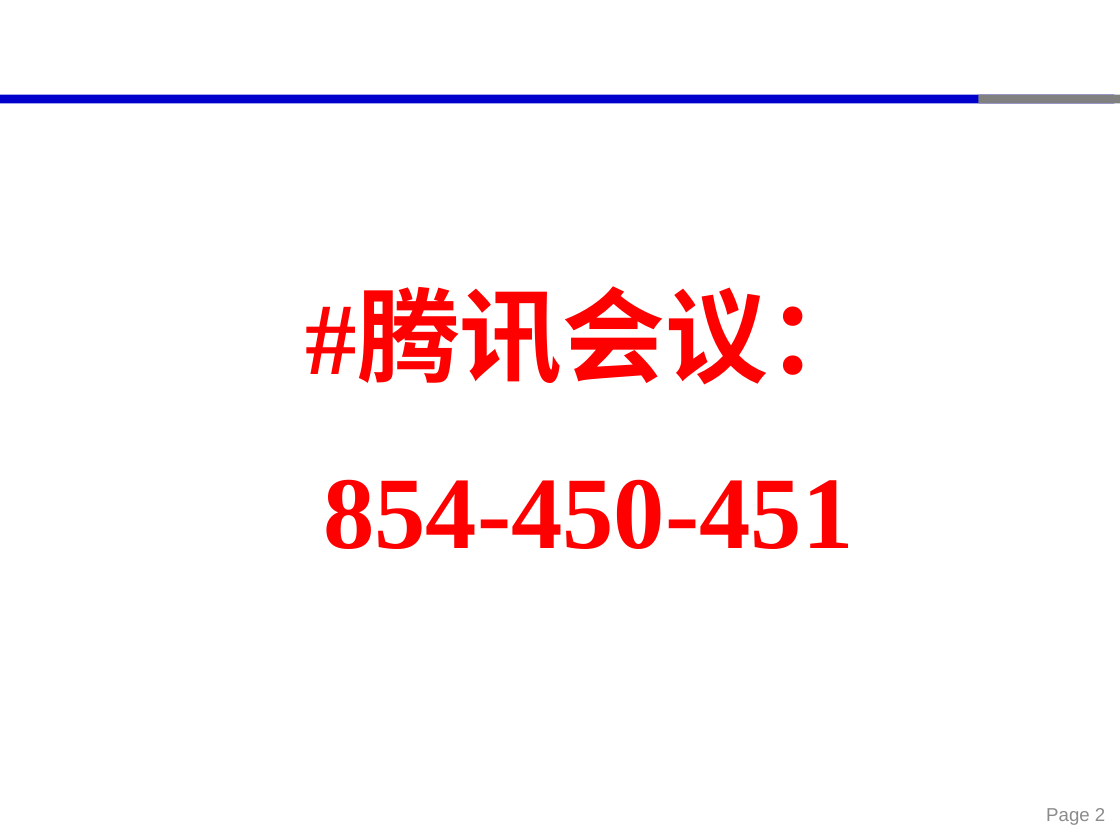
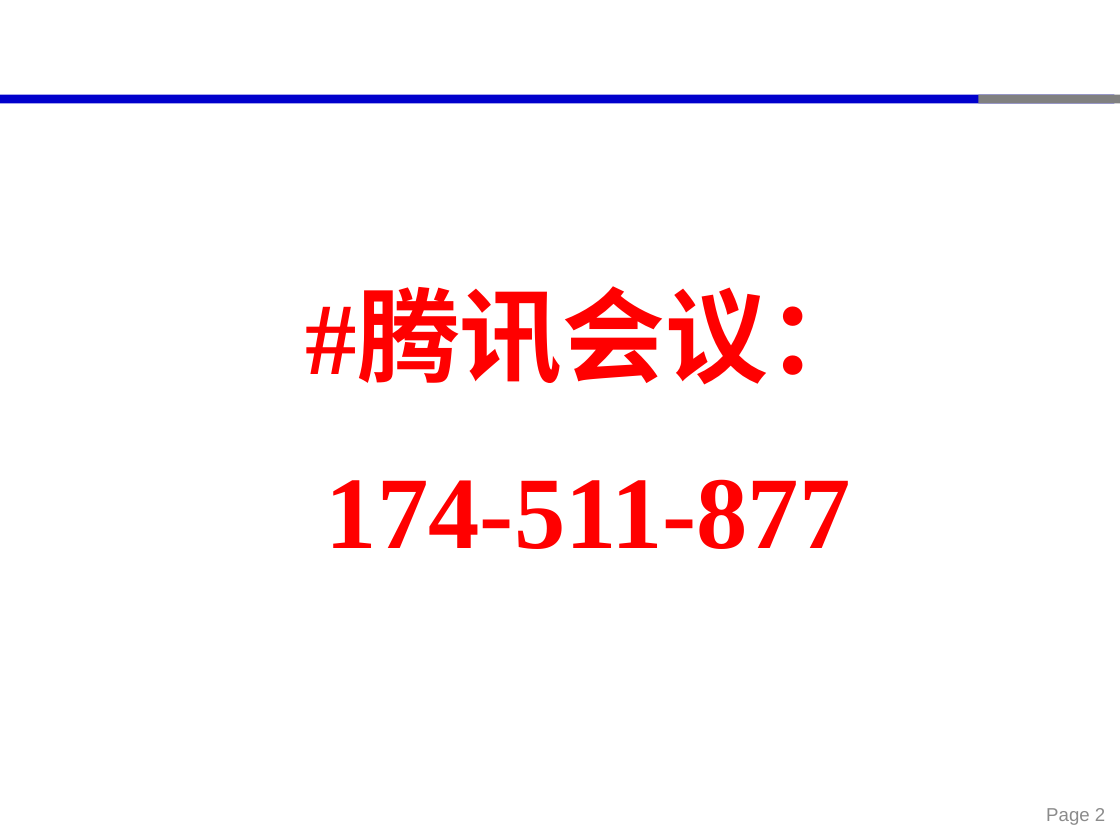
Before and after one commit to xinluo2018/open-source-gis-course, a slide deck: slide 2 of 第6章-GIS数据处理高级Python库-8课时/第6章-GIS数据处理高级Python库.pptx. Drawn at 1120x840 pixels with LibreOffice and Linux fonts; fonts in the diff are those of the drawing. Boxes give left, top, right and bottom in pixels: in the first picture for what was removed or moved away, otherwise in the second. Text is boxed around its words. In the diff, an @@ line names an element or a change of style, - is before the commit and + after.

```diff
--- a/第6章-GIS数据处理高级Python库-8课时/第6章-GIS数据处理高级Python库.pptx
+++ b/第6章-GIS数据处理高级Python库-8课时/第6章-GIS数据处理高级Python库.pptx
@@ text at [326,479,851,549]: text changed @@
-854-450-451
+174-511-877
```
Also in this commit, not shown: 3 other slides changed, 2 slides added, 9 other files.
